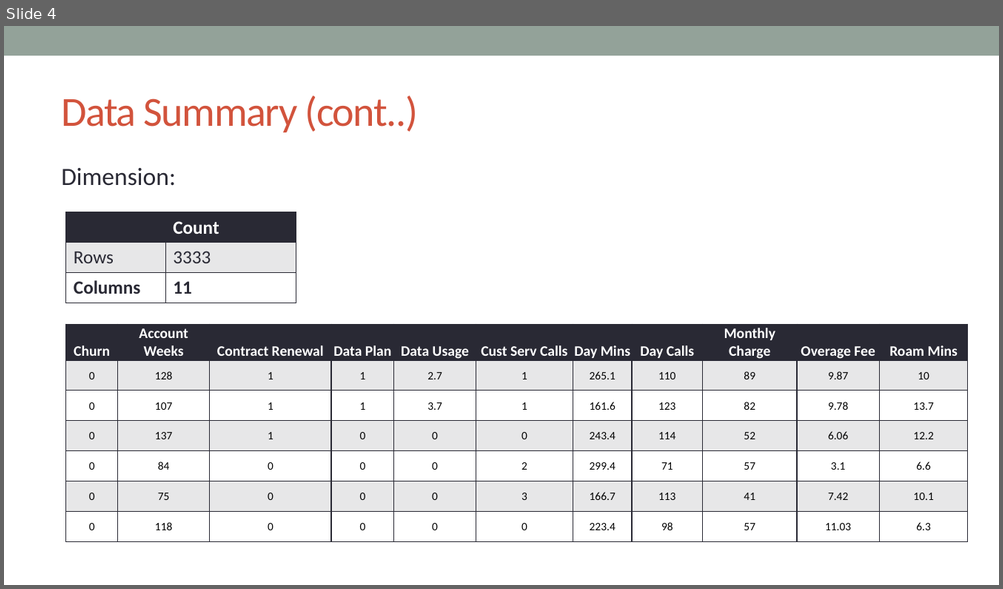
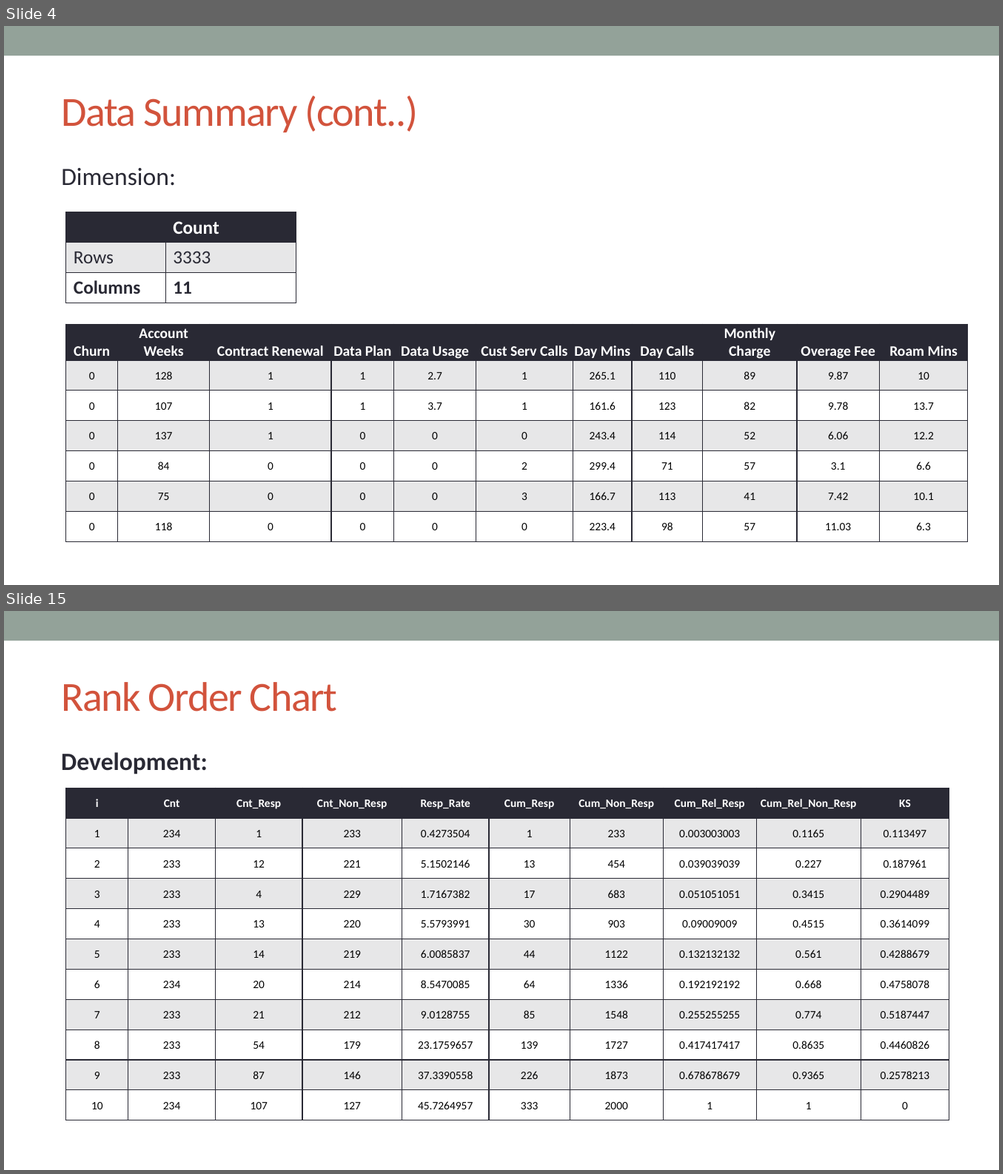
Before and after one commit to VickyVykciV/rProgramming, a slide deck: presentations/Churn_Analysis.pptx. Shown one above the other, each under a label of ours: slide 4 before the commit, slides 4 and 15 after it; the slides between them are not shown. The pictures are 1003x589 and 1003x1174 pixels, drawn with LibreOffice and Linux fonts; fonts in the diff are those of the drawing. Boxes give left, top, right and bottom in pixels: in the first picture for what was removed or moved away, otherwise in the second. Text is boxed around its words. In the diff, an @@ line names an element or a change of style, - is before the commit and + after.

```diff
--- a/presentations/Churn_Analysis.pptx
+++ b/presentations/Churn_Analysis.pptx
@@ slide 15 added at (4, 611, 999, 1170), background #FFFFFF; not listed: 1 template element that a slide beside it also shows @@
@@ title added at (61, 682, 338, 712), 40 pt, text #D2533C @@
+Rank Order Chart
@@ text added at (61, 752, 208, 775), 24 pt, text #292934, bold @@
+Development:
@@ table added at (66, 788, 948, 1121), 11 rows, 10 columns @@
+i | Cnt | Cnt_Resp | Cnt_Non_Resp | Resp_Rate | Cum_Resp | Cum_Non_Resp | Cum_Rel_Resp | Cum_Rel_Non_Resp | KS
+1 | 234 | 1 | 233 | 0.4273504 | 1 | 233 | 0.003003003 | 0.1165 | 0.113497
+2 | 233 | 12 | 221 | 5.1502146 | 13 | 454 | 0.039039039 | 0.227 | 0.187961
+3 | 233 | 4 | 229 | 1.7167382 | 17 | 683 | 0.051051051 | 0.3415 | 0.2904489
+4 | 233 | 13 | 220 | 5.5793991 | 30 | 903 | 0.09009009 | 0.4515 | 0.3614099
+5 | 233 | 14 | 219 | 6.0085837 | 44 | 1122 | 0.132132132 | 0.561 | 0.4288679
+6 | 234 | 20 | 214 | 8.5470085 | 64 | 1336 | 0.192192192 | 0.668 | 0.4758078
+7 | 233 | 21 | 212 | 9.0128755 | 85 | 1548 | 0.255255255 | 0.774 | 0.5187447
+8 | 233 | 54 | 179 | 23.1759657 | 139 | 1727 | 0.417417417 | 0.8635 | 0.4460826
+9 | 233 | 87 | 146 | 37.3390558 | 226 | 1873 | 0.678678679 | 0.9365 | 0.2578213
+10 | 234 | 107 | 127 | 45.7264957 | 333 | 2000 | 1 | 1 | 0
```
Also in this commit, not shown: 5 slides changed, 7 other slides added, 6 slides removed, 2 other files.
